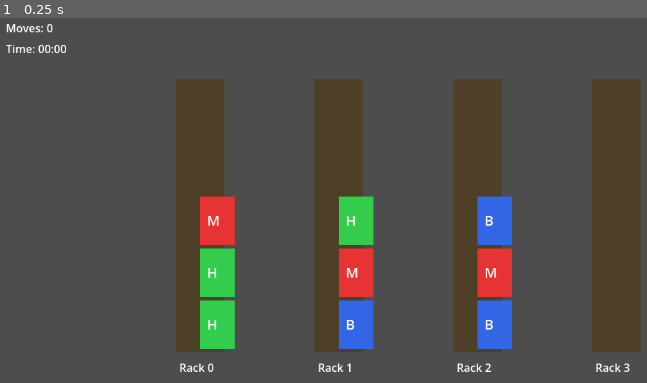
Above: before the commit, frame 1.
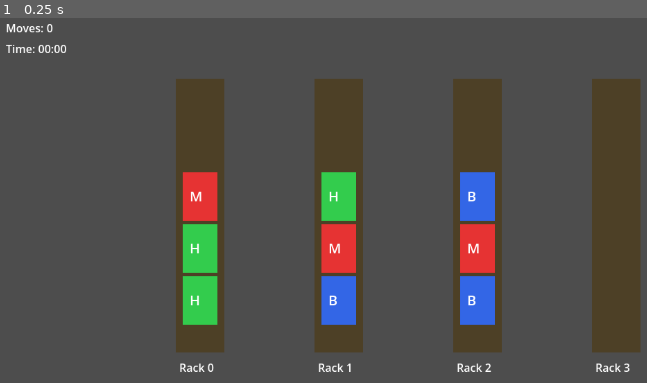
Above: after the commit, the same moment.

Repository: Trombosits/dual-shift
Game: Godot game, scene res://Scenes/gamemodes/filo_sorting/FILOSortingGame.tscn
Two runs of this game, one before a commit and one after it. Both use one fixed random seed, a clock stepped at 60 frames per second and the inputs below.
Inputs:
- Up to frame 1 (0.25 s): no input

The runs differ from the first frame. In frame 1, 8.9% of the frame differs, in the area x 28-80%, y 42-91%.

Commit message:
fix(filo): setup rack click interaction

Diff:
--- a/Scripts/gamemodes/filo_sorting/DragManager.gd
+++ b/Scripts/gamemodes/filo_sorting/DragManager.gd
@@ -6,6 +6,9 @@
 #   3. Klik rack sama     → batalkan pilihan
 extends Node
 class_name DragManager
+func _ready():
+
+	add_to_group("drag_manager")
 
 # ─── SINYAL ──────────────────────────────────────────────────────────────────
 signal move_made(from_rack: PotionRack, to_rack: PotionRack, potion: Potion)
@@ -15,7 +18,7 @@
 # ─── STATE ───────────────────────────────────────────────────────────────────
 var selected_rack: PotionRack = null        # Rack yang sedang "dipegang"
 var held_potion: Potion = null              # Potion yang sedang "dipegang"
-var all_racks: Array[PotionRack] = []       # Referensi ke semua rack
+var all_racks = []       # Referensi ke semua rack
 
 # Node untuk potion yang "melayang" mengikuti cursor
 var _floating_potion_display: ColorRect     # Placeholder visual saat drag
@@ -24,12 +27,14 @@
 # ─── SETUP ───────────────────────────────────────────────────────────────────
 
 ## Dipanggil oleh GameManager untuk mendaftarkan semua rack
-func register_racks(racks: Array[PotionRack]) -> void:
+func register_racks(racks) -> void:
 	all_racks = racks
+	print("REGISTERING RACKS...")
 	for rack in all_racks:
-		# Sambungkan sinyal klik setiap rack ke handler kita
-		rack.rack_clicked.connect(_on_rack_clicked)
-	print("[DragManager] Registered %d racks" % all_racks.size())
+		print("CONNECT RACK:", rack.rack_id)
+		if not rack.rack_clicked.is_connected(_on_rack_clicked):
+			rack.rack_clicked.connect(_on_rack_clicked)
+	print("TOTAL RACK:", all_racks.size())
 
 func set_drag_layer(layer: CanvasLayer) -> void:
 	_drag_layer = layer
@@ -46,7 +51,8 @@
 
 # ─── CORE LOGIC ──────────────────────────────────────────────────────────────
 
-func _on_rack_clicked(clicked_rack: PotionRack) -> void:
+func _on_rack_clicked(clicked_rack) -> void:
+	print("DRAGMANAGER TERIMA KLIK:", clicked_rack.rack_id)
 	# ── KASUS 1: Belum ada yang dipilih → pilih rack ini ──────────────────
 	if selected_rack == null:
 		_try_select_rack(clicked_rack)
--- a/Scripts/gamemodes/filo_sorting/FILOGameManager.gd
+++ b/Scripts/gamemodes/filo_sorting/FILOGameManager.gd
@@ -49,10 +49,13 @@
 # ─── SETUP GAME ──────────────────────────────────────────────────────────────
 
 func _setup_game() -> void:
+	print("SETUP GAME MULAI")
 	_clear_existing_racks()
 	_create_racks()
 	_fill_racks_randomly()
+	print("JUMLAH RACK:", racks.size())
 	drag_manager.register_racks(racks)
+	print("REGISTER RACKS SELESAI")
 	drag_manager.set_drag_layer(drag_layer)
 	print("[FILOGameManager] Setup selesai: %d racks, %d tipe potion" % [num_racks, num_potion_types])
 
--- a/Scripts/gamemodes/filo_sorting/Potion.gd
+++ b/Scripts/gamemodes/filo_sorting/Potion.gd
@@ -51,7 +51,7 @@
 	# Body potion (kotak berwarna sebagai placeholder)
 	_body = ColorRect.new()
 	_body.size = potion_size
-	_body.position = Vector2.ZERO   # Center pivot
+	_body.position = -potion_size / 2   # Center pivot
 	_body.color = POTION_COLORS[potion_type]
 	add_child(_body)
 
--- a/Scripts/gamemodes/filo_sorting/PotionRack.gd
+++ b/Scripts/gamemodes/filo_sorting/PotionRack.gd
@@ -8,8 +8,8 @@
 class_name PotionRack
 
 # ─── SINYAL ──────────────────────────────────────────────────────────────────
-signal rack_clicked(rack: PotionRack)           # Saat rack diklik player
-signal stack_changed(rack: PotionRack)          # Saat isi stack berubah
+signal rack_clicked(rack)           # Saat rack diklik player
+signal stack_changed(rack)          # Saat isi stack berubah
 
 # ─── EXPORT (bisa di-set dari Editor) ────────────────────────────────────────
 @export var rack_id: int = 0
@@ -42,7 +42,7 @@
 		)
 	add_child(collision)
 	input_pickable = true
-	input_event.connect(_on_area_input_event)
+	input_event.connect(_input_event)
 
 # ─── SETUP VISUAL ────────────────────────────────────────────────────────────
 func _build_rack_visual() -> void:
@@ -179,12 +179,15 @@
 		potion.potion_type = type
 		push(potion)
 
-func _on_area_input_event(viewport, event, shape_idx):
+func _input_event(viewport, event, shape_idx):
 
 	if event is InputEventMouseButton:
 
 		if event.pressed and event.button_index == MOUSE_BUTTON_LEFT:
 
-			print("RACK KLIK:", rack_id)
+			print("RACK DIKLIK:", rack_id)
 
-			rack_clicked.emit(self)
+			var drag_manager = get_tree().get_first_node_in_group("drag_manager")
+
+			if drag_manager:
+				drag_manager._on_rack_clicked(self)
